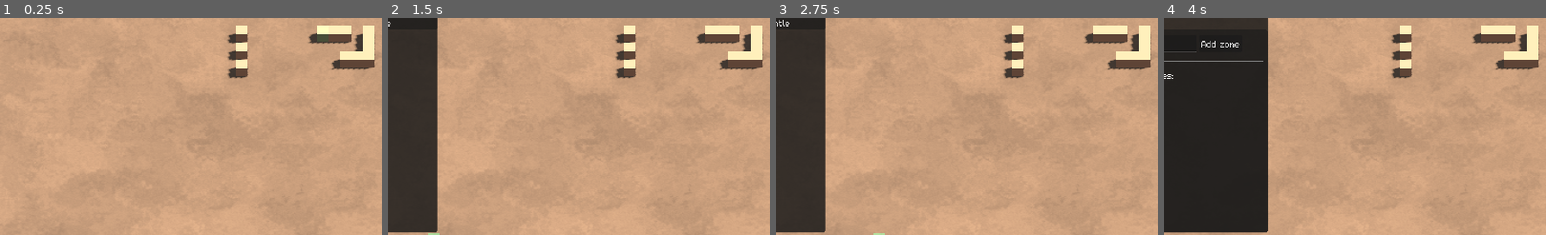
Above: before the commit, frames 1-4 (left to right).
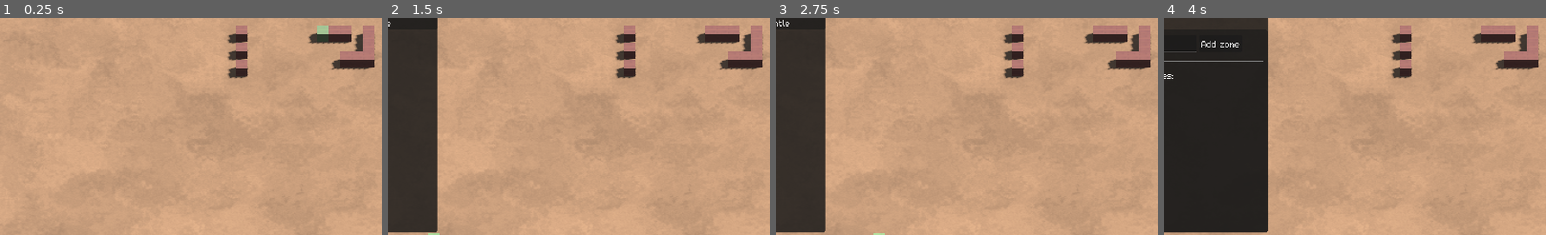
Above: after the commit, the same moments.

Repository: speakk/gnome_village
Game: Godot game, scene res://src/main_3d.tscn
Two runs of this game, one before a commit and one after it. Both use one fixed random seed, a clock stepped at 60 frames per second and the inputs below.
Inputs (mouse positions are % of the whole screen's width and height, from its top left):
- Up to frame 1 (0.25 s): no input
- Up to frame 2 (1.5 s): click "Build" at 0.5 s; click "Plant" at 1.25 s
- Up to frame 3 (2.75 s): click "Orders" at 2 s
- Up to frame 4 (4 s): click "Zones" at 2.75 s; click (6, 52) at 3.52 s; type "Alex" at 3.6 s
The pictures show only the part of the screen within x 8-58%, y 46-96%; the shares and areas given below are measured in that part.

The runs differ from the first frame. In frame 1, 2.4% of the frame differs, in the area x 61-98%, y 3-27%; in frame 2, 2.4%; in frame 3, 2.4%; in frame 4, 2.4%.

Commit message:
Amazing low res wood texture for walls

Diff:
--- a/src/Globals.gd
+++ b/src/Globals.gd
@@ -34,14 +34,14 @@
 
 	return 0
 
-static func truncate_vec3(vector: Vector3) -> Vector2:
+func truncate_vec3(vector: Vector3) -> Vector2:
 	return Vector2(vector.x, vector.z)
 
-static func extend_vec2(vector: Vector2) -> Vector3:
+func extend_vec2(vector: Vector2) -> Vector3:
 	return Vector3(vector.x, 0, vector.y)
 
-static func truncate_vec3i(vector: Vector3i) -> Vector2i:
+func truncate_vec3i(vector: Vector3i) -> Vector2i:
 	return Vector2i(vector.x, vector.z)
 
-static func extend_vec2i(vector: Vector2i) -> Vector3i:
+func extend_vec2i(vector: Vector2i) -> Vector3i:
 	return Vector3i(vector.x, 0, vector.y)
--- a/src/map/map_mesh_library.tres
+++ b/src/map/map_mesh_library.tres
@@ -1,10 +1,24 @@
-[gd_resource type="MeshLibrary" load_steps=4 format=3 uid="uid://cpsm4h5sl5dg6"]
+[gd_resource type="MeshLibrary" load_steps=7 format=3 uid="uid://cpsm4h5sl5dg6"]
 
-[sub_resource type="StandardMaterial3D" id="StandardMaterial3D_c2lns"]
-albedo_color = Color(1, 0.705667, 0.513739, 1)
+[ext_resource type="Texture2D" uid="uid://bi6mp65lpsrbx" path="res://assets/textures/wooden_wall.png" id="1_dahys"]
+
+[sub_resource type="FastNoiseLite" id="FastNoiseLite_po3cx"]
+noise_type = 2
+frequency = 0.0067
+
+[sub_resource type="NoiseTexture2D" id="NoiseTexture2D_hsqk2"]
+seamless = true
+as_normal_map = true
+noise = SubResource("FastNoiseLite_po3cx")
+
+[sub_resource type="StandardMaterial3D" id="StandardMaterial3D_vf4wq"]
+albedo_texture = ExtResource("1_dahys")
+normal_enabled = true
+normal_scale = 0.48
+normal_texture = SubResource("NoiseTexture2D_hsqk2")
 
 [sub_resource type="BoxMesh" id="BoxMesh_l7w1v"]
-material = SubResource("StandardMaterial3D_c2lns")
+material = SubResource("StandardMaterial3D_vf4wq")
 
 [sub_resource type="BoxShape3D" id="BoxShape3D_tiln4"]
 
Binary file added: assets/textures/wooden_wall.png
Not shown, added: assets/textures/wooden_wall.png.import
